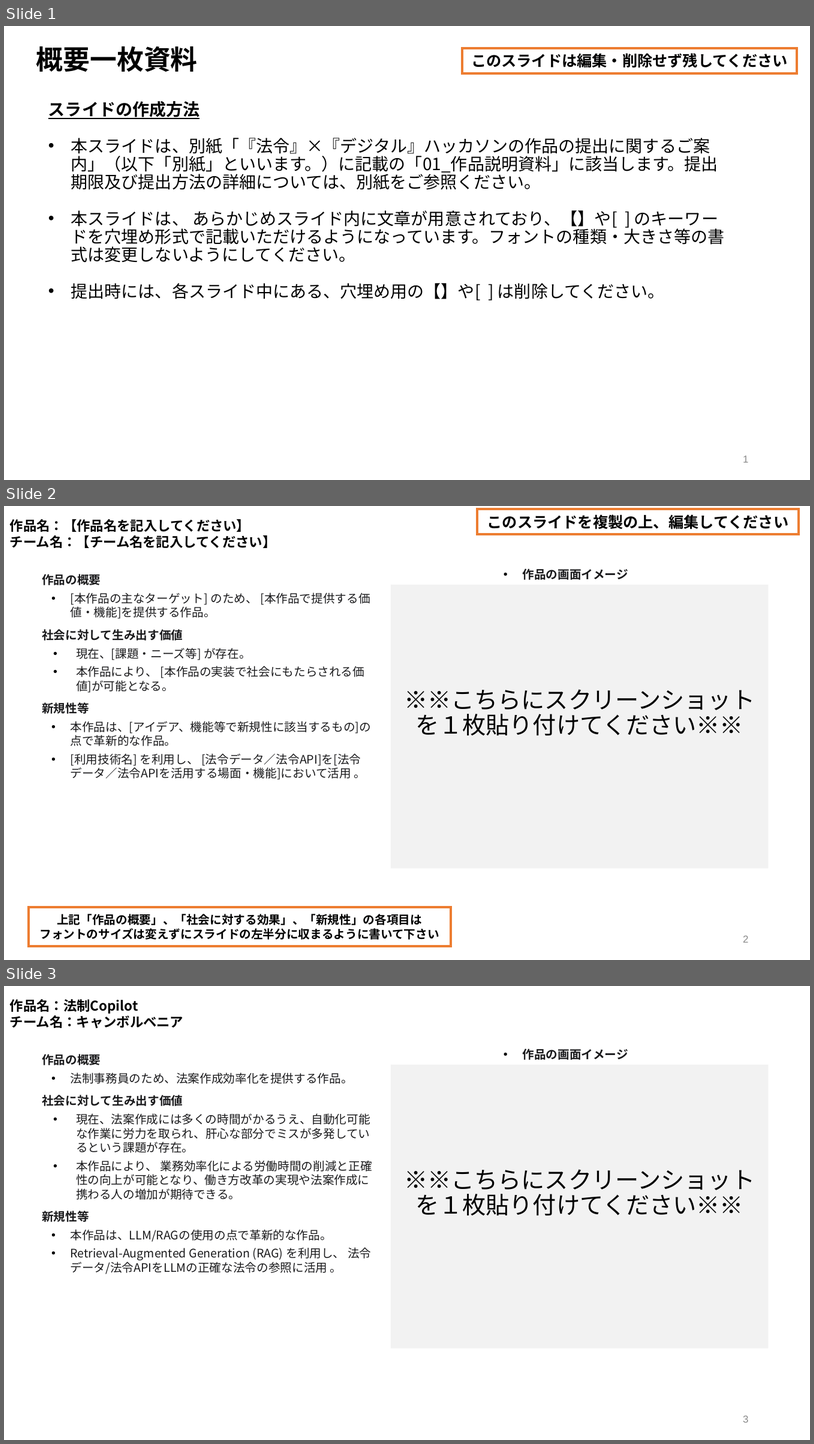
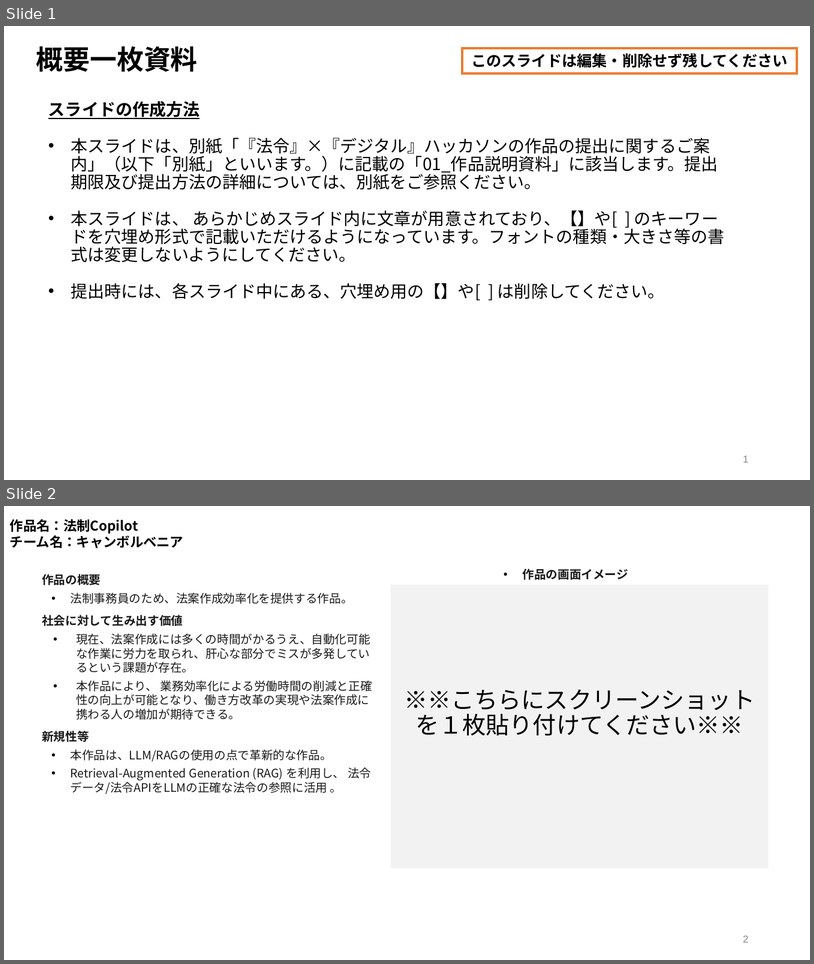
Before and after one commit to yutatokoi/canbourvania, a slide deck: submission/05_キャンボルベニア_XXX_02_概要一枚資料.pptx. Shown one above the other, each under a label of ours: slides 1, 2 and 3 before the commit, slides 1 and 2 after it. The pictures are 814x1444 and 814x964 pixels, drawn with LibreOffice and Linux fonts; fonts in the diff are those of the drawing. Boxes give left, top, right and bottom in pixels: in the first picture for what was removed or moved away, otherwise in the second. Text is boxed around its words. In the diff, an @@ line names an element or a change of style, - is before the commit and + after.

Commit message:
remove template slide

```diff
--- a/submission/05_キャンボルベニア_XXX_02_概要一枚資料.pptx
+++ b/submission/05_キャンボルベニア_XXX_02_概要一枚資料.pptx
@@ slide 2 removed at [4, 506, 810, 960], background #FFFFFF @@
@@ text removed at [10, 519, 276, 548] @@
-作品名：【作品名を記入してください】
-チーム名：【チーム名を記入してください】
@@ rectangle removed at [477, 509, 799, 534] @@
-このスライドを複製の上、編集してください
@@ text removed at [42, 574, 372, 780] @@
-作品の概要
-  • [本作品の主なターゲット] のため、 [本作品で提供する価値・機能]を提供する作品。
-社会に対して生み出す価値
-  • 現在、[課題・ニーズ等] が存在。
-  • 本作品により、 [本作品の実装で社会にもたらされる価値]が可能となる。
-新規性等
-  • 本作品は、[アイデア、機能等で新規性に該当するもの]の点で革新的な作品。
-  • [利用技術名] を利用し、 [法令データ／法令API]を[法令データ／法令APIを活用する場面・機能]において活用 。
@@ text removed at [522, 568, 628, 580] @@
-  • 作品の画面イメージ
@@ rectangle removed at [391, 585, 768, 868] @@
-※※こちらにスクリーンショットを１枚貼り付けてください※※
@@ rectangle removed at [28, 907, 451, 946] @@
-上記「作品の概要」、「社会に対する効果」、「新規性」の各項目は
-フォントのサイズは変えずにスライドの左半分に収まるように書いて下さい
@@ page number removed at [743, 935, 749, 942] @@
-2
@@ what was slide 3 is now slide 2 @@
@@ page number at [743, 935, 749, 942]: text changed @@
-3
+2
```
